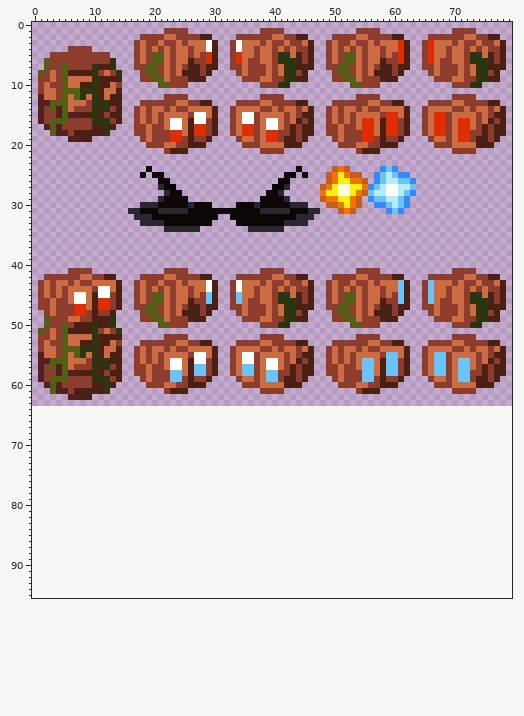
Pixel-art file: asset/ase/enemy1.ase. This is how it looked before the edit.
80x64 pixels, 1 frame. The old version is drawn lined up with the new one, on the new canvas.
After the commit:
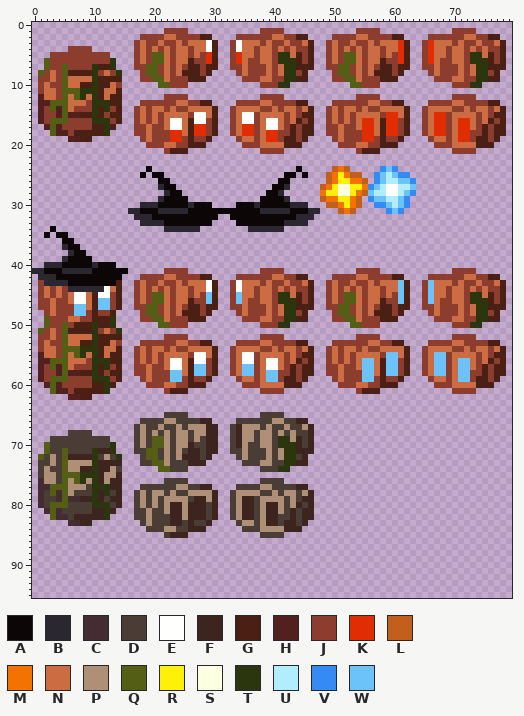
Palette (. is transparent): A #0c0606  B #2a2730  C #432d32  D #4a3d35  E #fffffe  F #3d241e  G #492013  H #51201f  J #8c3d2e  K #e12d03  L #c35f1d  M #f47300  N #cc6c42  P #af9077  Q #545e14  R #fff007  S #fdffe1  T #2b360e  U #b2edfe  V #358af3  W #6cc3fa
From old to new:
canvas 80x64 -> 80x96
Changed rows in their new state; - is an unchanged pixel.
first column x 0:
34 ---A------------
35 --A-AA----------
36 -----AA---------
37 -----BAA--------
38 ------BAA-------
39 -----BAAAA------
40 --BBBAAAAABAAA--
41 BBAAABBBBBAAAAAA
42 -BBBAAAAAAAAAAA-
43 --BBBBAAAAAAAA--
44 ------BBBBBB----
46 -----------WW---
47 -------WW--WW---
48 -------WW-------
first column x 1:
65 ---------------------DDDD------------DDDD-----
66 -----------------DDDDPPDDDDFF----DDDDDDPPDDFF-
67 ----------------DPDDPDDPDPPPFF--DFPPPDPDDPDDPF
68 -----DDDD-------DPDPDPDPPDPPFF--DFPPDPPDPDPDDF
69 --DDDDDDDDDD----DPDQQPDPPDPDFF--DFPPDPPDTTPFDF
70 -QDDDDDDDDDDT---DPDQQPDPPFDDFF--DFPDDPPDTTTFDF
71 -QDDQDDDDTFFT---DDQQDPDPDFFDFF--DDPDDDPDPTTFFF
72 QDPDQFFFFTDPDT---DQQDPDPFFFDF----DPDDDPDPTTDF-
73 DDPDQPPPPTFFFF---DDQQPDDDFFF------DDDPPDDTTFF-
74 DPDDQPPFFTFFPD------QQDDD------------DDDTT----
75 DPPDQQQTTTFPPF--------------------------------
76 CPPDQPQTPTFPFF-------DDDD------------DDDD-----
77 CCQQQPPPDTTTFF---DDDDDDPPDDFF----DDDDPPDDDDFF-
78 CDQCQPDDDTFTDF--DPDPPDPDDPPPPF--DPPPPDDPDPPDPF
79 CDDCQCCFFTFDFF--DPDPDPPPPDFFPF--DPFFDPPPPDPDFF
80 CDQQQDDDDTTTDF--DPDPDPFFPFFFDF--DPFFDPFFPDPFDF
81 -CQCDDDDDFFTF---DDPDDPFFPFFFDF--DPFFDPFFPDFDFF
82 --QCCDFFFFFT----DDPDDDFFPFFFDF--DPFFDPFFDDFDFF
83 -----CCFF--------DPDDDFFDFDDF----DPPDPFFDFFDF-
84 ------------------DDDPPDDFFF------DDDPPPPFFF--
85 ---------------------DFFF------------DDDD-----
